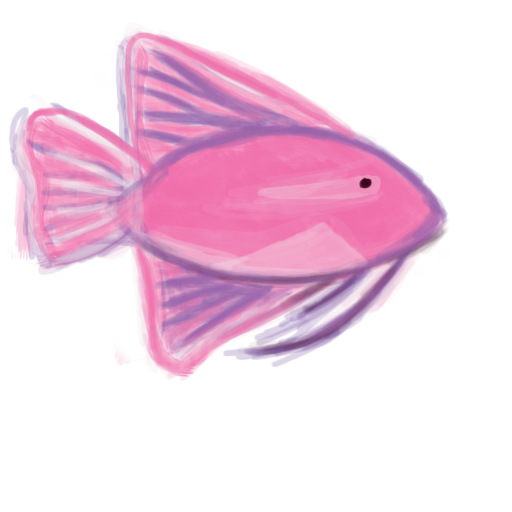
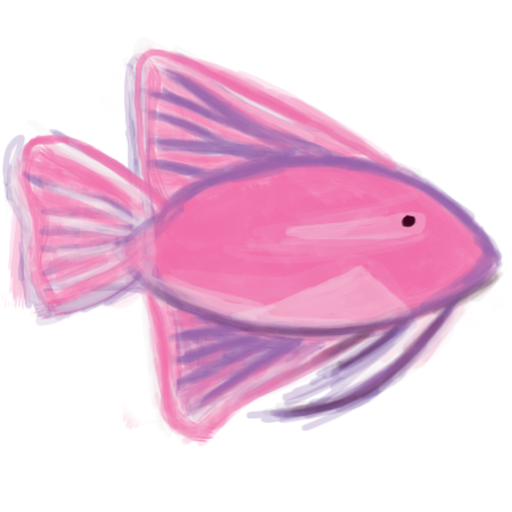
Layered file, before and after one edit (512px x 512px). Changes by layer:
painted on "Layer 2" over bbox(1, 22, 505, 448)
